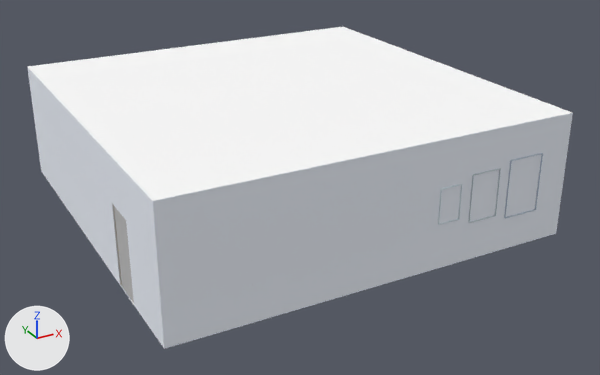
The glTF model src/assets/models/office.glb, before and after one commit.
Both versions are drawn from a 50 mm camera at (-35.7, -70.5, 36.4) aimed at (1.9, -2.1, 2.2). Lighting does not change. The marker at lower left points along +X, +Y and +Z. Where no turn or scale is listed for an object, it has been applied to the vertices. Vertices at the same position are counted once.

The scene before the commit, as lines of its bpy script (objects in view):
```python
me_room_base = bpy.data.meshes.new('Room_Base')
me_room_base.from_pydata(...)  # 686 vertices, 1220 faces; spans x -19.3..20.7, y -19.5..20.5, z 0.0..12.3
me_room_base.materials.append(mat_room)  # picture img_room_tex
# before: 1 (-19.3, -19.4, 12.3) at pixel (152, 201), 3 (-19.3, 20.5, 12.3) at pixel (27, 66), 5 (20.7, -19.4, 12.3) at pixel (572, 112), 7 (20.7, 20.5, 12.3) at pixel (343, 26)
ob_room = bpy.data.objects.new('Room', me_room_base)
ob_room.location = (0.0, 0.0, 0.0)
```
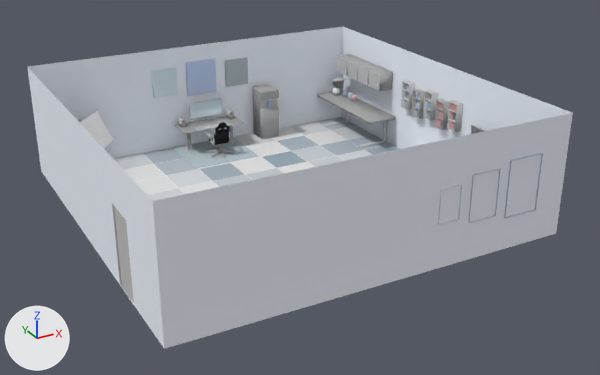
Location of each change, (x1, y1, x2, y2) in pixels of the pictures (600 x 375 px):
part 1 of me_room_base, deleted: before (28, 27, 572, 201)
'Floor', unchanged, uncovered by the edit: before (120, 285, 134, 305); after (113, 117, 400, 305)
'Coffee_table', unchanged, uncovered by the edit: after (318, 54, 396, 147)
'Organizers', unchanged, uncovered by the edit: after (401, 81, 463, 132)
'Water Disperser', unchanged, uncovered by the edit: after (253, 85, 279, 139)

The change, as a list of edits to the scene's bpy script:
```text
Change me_room_base:
    used by ob_room; location = (0.0, 0.0, 0.0)
    verts and faces of me_room_base; kept vertices keep their numbers, new ones are numbered from 686
    remove me_room_base.from_pydata(...)  # 686 vertices, 1220 faces; spans x -19.3..20.7, y -19.5..20.5, z 0.0..12.3
    remove me_room_base.materials.append(mat_room)  # picture img_room_tex
    add me_room_base.from_pydata(...)  # 686 vertices, 1218 faces; spans x -19.3..20.7, y -19.5..20.5, z 0.0..12.3
    me_room_base part 1
    add delete_faces([(3, 7, 5), (1, 3, 5)])
    add me_room_base.materials.append(mat_room_002)  # picture img_room_tex
```
